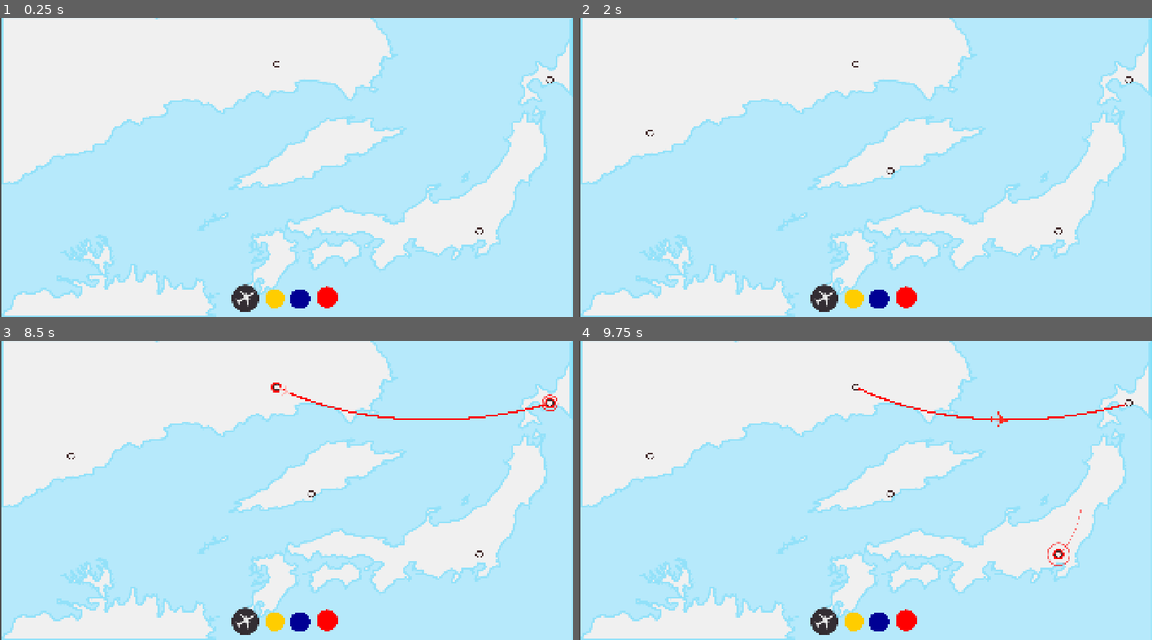
Above: before the commit, frames 1-4 (two rows, left to right).
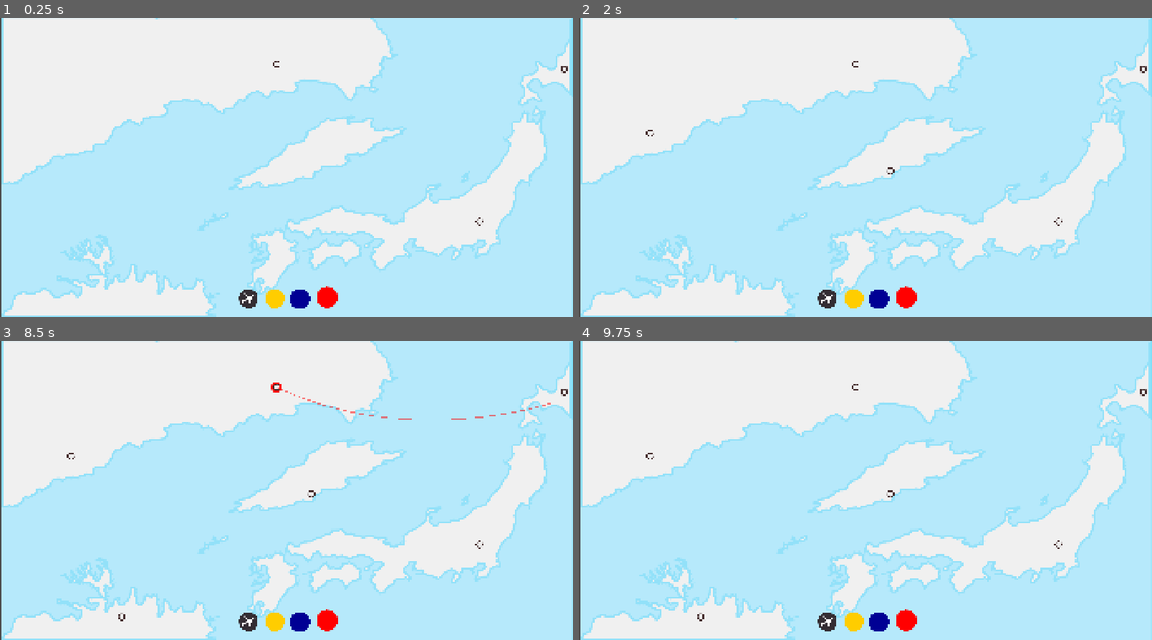
Above: after the commit, the same moments.

Repository: top-it-090304/Holding-Pattern
Game: Godot game, scene res://scene/Main.tscn
Two runs of this game, one before a commit and one after it. Both use one fixed random seed, a clock stepped at 60 frames per second and the inputs below.
Inputs (mouse positions are in pixels of both pictures, inside the frame that each line leads up to):
- Up to frame 1 (0.25 s): no input
- Up to frame 2 (2 s): click (854, 299) at 0.5 s; click (876, 299) at 1.25 s
- Up to frame 3 (8.5 s): click (326, 619) at 2 s; click (275, 622) at 2.75 s; click (297, 622) at 3.5 s; click (326, 619) at 4.25 s; click (275, 622) at 5 s; click (297, 622) at 5.75 s; click (326, 619) at 6.5 s; tap Enter at 7.25 s; drag from (246, 622) to (275, 388) at 7.27 s; tap Space at 8 s; drag from (275, 388) to (550, 403) at 8.02 s
- Up to frame 4 (9.75 s): click (1129, 403) at 8.92 s; drag from (1060, 553) to (1129, 403) at 9.52 s

The runs differ from the first frame. In frame 1, 0.3% of the frame differs, in the area x 40-100%, y 16-99%; in frame 2, 0.3%; in frame 3, 0.7%; in frame 4, 0.7%, in the area x 20-100%, y 15-99%.

Commit message:
Change Icon count_fly

Diff:
--- a/scene/Main.tscn
+++ b/scene/Main.tscn
@@ -36,19 +36,19 @@
 position = Vector2(927, 155)
 
 [node name="Marker2D2" type="Marker2D" parent="AirportSpawn" unique_id=1551095940]
-position = Vector2(426, 1019)
+position = Vector2(408, 923)
 
 [node name="Marker2D3" type="Marker2D" parent="AirportSpawn" unique_id=501649119]
 position = Vector2(238, 386)
 
 [node name="Marker2D4" type="Marker2D" parent="AirportSpawn" unique_id=332095736]
-position = Vector2(1607, 714)
+position = Vector2(1607, 681)
 
 [node name="Marker2D5" type="Marker2D" parent="AirportSpawn" unique_id=2052956240]
 position = Vector2(1044, 512)
 
 [node name="Marker2D6" type="Marker2D" parent="AirportSpawn" unique_id=233310926]
-position = Vector2(1843, 208)
+position = Vector2(1891, 172)
 
 [node name="YellowButton" type="Button" parent="." unique_id=1877033529]
 modulate = Color(1, 1, 0, 1)
@@ -90,22 +90,27 @@
 icon = ExtResource("5_s5yxy")
 flat = true
 
-[node name="PlaneIcon" type="TextureRect" parent="." unique_id=1910985803]
-offset_left = 772.0
-offset_top = 888.0
-offset_right = 872.0
-offset_bottom = 988.0
+[node name="CountFly" type="TextureRect" parent="." unique_id=1910985803]
+texture_filter = 6
+offset_left = 801.0
+offset_top = 907.0
+offset_right = 865.0
+offset_bottom = 971.0
 mouse_filter = 0
 texture = ExtResource("6_eik88")
+expand_mode = 1
 script = ExtResource("7_s5yxy")
 
 [node name="TextureFlyGhost" type="TextureRect" parent="." unique_id=1382701883]
-visible = false
-offset_left = -106.0
-offset_top = 3.0
-offset_right = -31.0
-offset_bottom = 63.0
+offset_left = -82.0
+offset_top = 4.0
+offset_right = -8.0
+offset_bottom = 64.0
 texture = ExtResource("8_eik88")
+
+[node name="CountFlyZero" type="TextureRect" parent="." unique_id=28308419]
+offset_right = 40.0
+offset_bottom = 40.0
 
 [connection signal="timeout" from="Timer" to="." method="_on_spawn_timer_timeout"]
 [connection signal="toggled" from="YellowButton" to="." method="_on_yb_toggled"]
--- a/scripts/Fly_add.gd
+++ b/scripts/Fly_add.gd
@@ -2,7 +2,9 @@
 
 var is_dragging = false
 var ghost_plane: Sprite2D
-@onready var fly_node = $"../TextureFlyGhost"
+@onready var fly_count = $"../TextureFlyGhost"
+
+
 
 func _gui_input(event):
 	if event is InputEventMouseButton and event.button_index == MOUSE_BUTTON_LEFT:
@@ -14,12 +16,15 @@
 
 func _create_ghost():
 	ghost_plane = Sprite2D.new()
-	ghost_plane.texture = fly_node.texture
+	ghost_plane.texture = fly_count.texture
 	ghost_plane.modulate = Color(1, 1, 1, 0.5)
 	ghost_plane.top_level = true
 	get_tree().root.add_child(ghost_plane)
 
 func _process(_delta):
+	if GameData.start_planes == 0:
+		texture = load("res://objects/count_fly_Zero.png")
+		print("tex")
 	if is_dragging and ghost_plane:
 		ghost_plane.global_position = get_global_mouse_position()
 
--- a/scripts/GameData.gd
+++ b/scripts/GameData.gd
@@ -1,6 +1,6 @@
 extends Node
 
-var start_planes: int = 5
+var start_planes: int = 3
 
 var lines_data = {
 	"current color" = "yellow",
Binary file changed: objects/count_fly.png
Binary file added: objects/count_fly_Zero.png
Not shown, added: objects/count_fly_Zero.png.import
